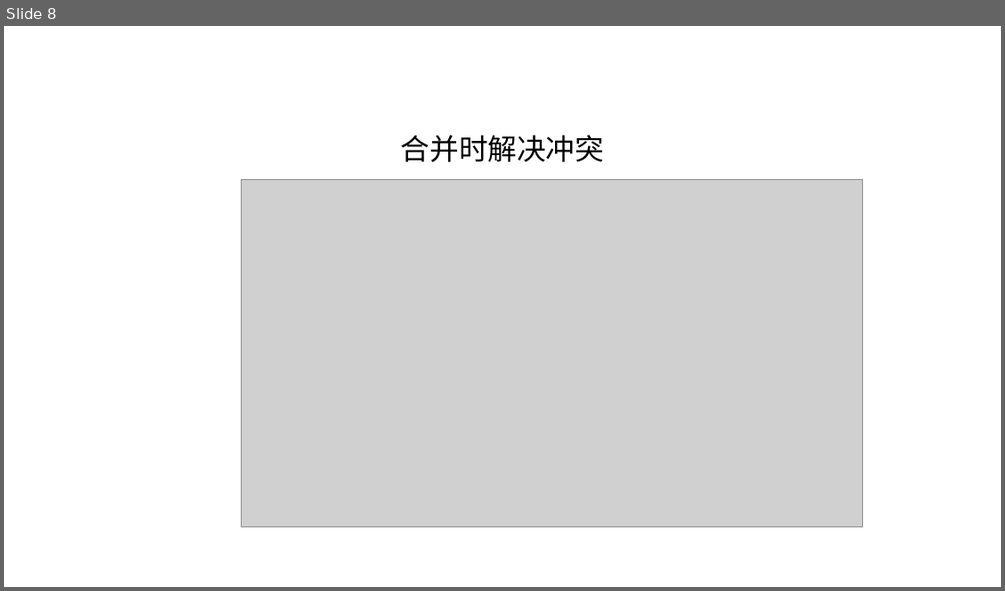
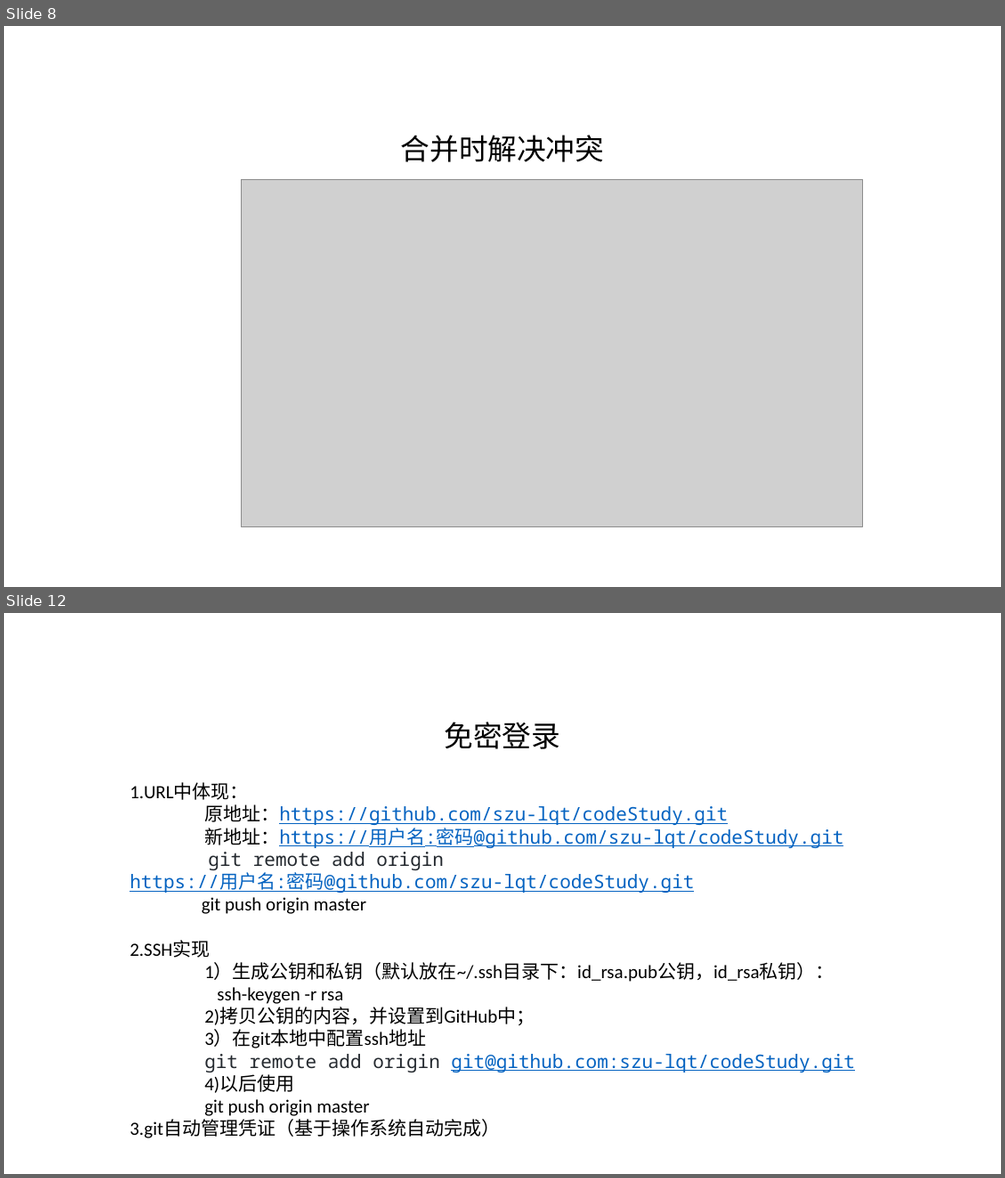
Before and after one commit to szu-lqt/codeStudy, a slide deck: gitStudy/gitStudy.pptx. Shown one above the other, each under a label of ours: slide 8 before the commit, slides 8 and 12 after it; the slides between them are not shown. The pictures are 1005x591 and 1005x1178 pixels, drawn with LibreOffice and Linux fonts; fonts in the diff are those of the drawing; grey boxes stand for pictures. Boxes give left, top, right and bottom in pixels: in the first picture for what was removed or moved away, otherwise in the second. Text is boxed around its words. In the diff, an @@ line names an element or a change of style, - is before the commit and + after.

Commit message:
10.4 git使用学习

```diff
--- a/gitStudy/gitStudy.pptx
+++ b/gitStudy/gitStudy.pptx
@@ slide 12 added at (x1=4, y1=613, x2=1001, y2=1174), background #FFFFFF @@
@@ title added at (x1=445, y1=722, x2=561, y2=749), 28 pt, text #000000 @@
+免密登录
@@ text added at (x1=129, y1=783, x2=855, y2=1138), 18 pt, text #000000 @@
+1.URL中体现：
+原地址：https://github.com/szu-lqt/codeStudy.git
+新地址：https://用户名:密码@github.com/szu-lqt/codeStudy.git
+git remote add origin https://用户名:密码@github.com/szu-lqt/codeStudy.git
+git push origin master
+2.SSH实现
+1）生成公钥和私钥（默认放在~/.ssh目录下：id_rsa.pub公钥，id_rsa私钥）：
+ssh-keygen -r rsa
+2)拷贝公钥的内容，并设置到GitHub中；
+3）在git本地中配置ssh地址
+git remote add origin git@github.com:szu-lqt/codeStudy.git
+4)以后使用
+git push origin master
+3.git自动管理凭证（基于操作系统自动完成）
```
Also in this commit, not shown: 1 slide changed, 4 other slides added, 3 slides removed, 1 other file.
